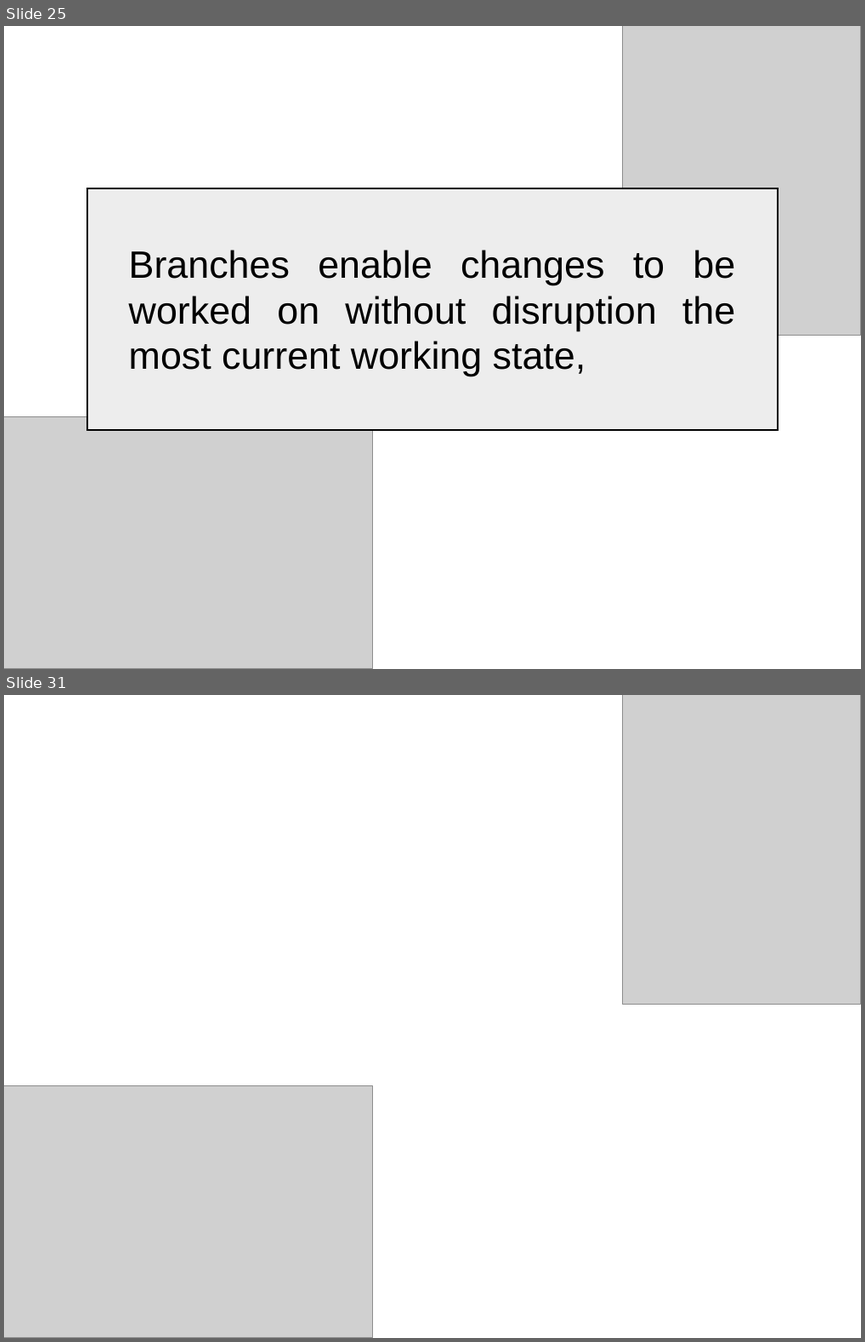
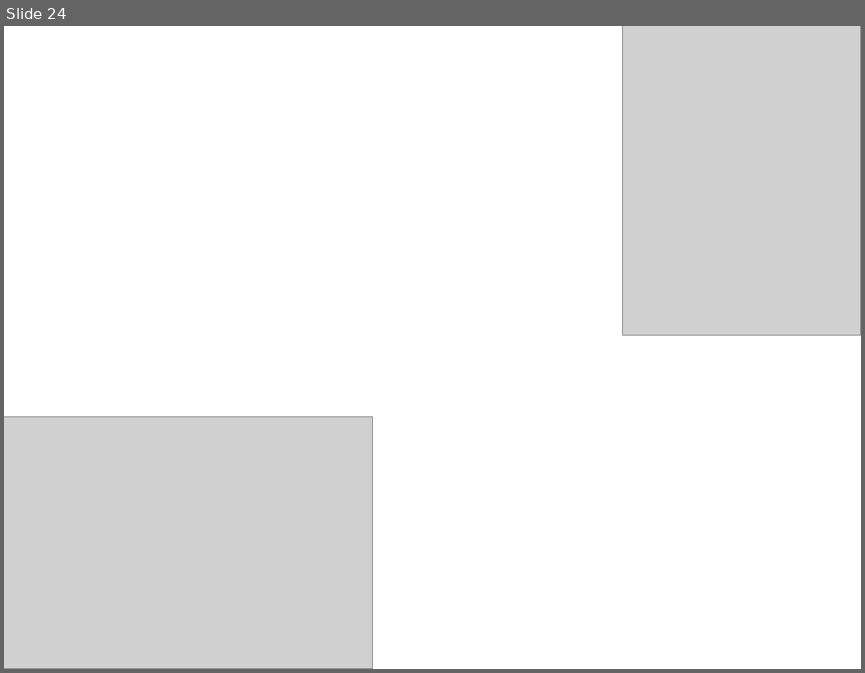
Before and after one commit to NCKU-BDA-2020/TA_Git_GitHub, a slide deck: TA_Class_III.pptx. Shown one above the other, each under a label of ours: slides 25 and 31 before the commit, slide 24 after it; the slides between them are not shown. The pictures are 865x1342 and 865x673 pixels, drawn with LibreOffice and Linux fonts; fonts in the diff are those of the drawing; grey boxes stand for pictures. Boxes give left, top, right and bottom in pixels: in the first picture for what was removed or moved away, otherwise in the second. Text is boxed around its words. In the diff, an @@ line names an element or a change of style, - is before the commit and + after.

```diff
--- a/TA_Class_III.pptx
+++ b/TA_Class_III.pptx
@@ slide 25 removed at (4,26,861,669), background #FFFFFF @@
@@ picture removed at (623,26,861,335) @@
@@ rectangle removed at (87,189,778,431) @@
@@ text removed at (129,250,735,376) @@
-Branches enable changes to be worked on without disruption the most current working state,
@@ picture removed at (4,417,372,669) @@
@@ what was slide 31 is now slide 24 @@
```
Also in this commit, not shown: 11 slides changed, 14 other slides removed.
